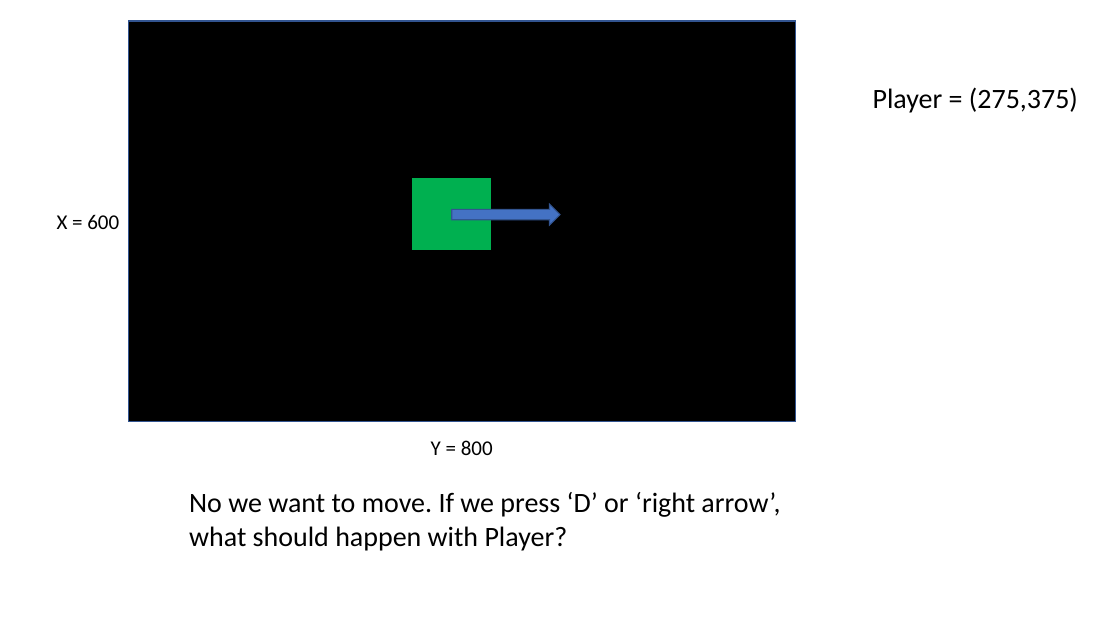
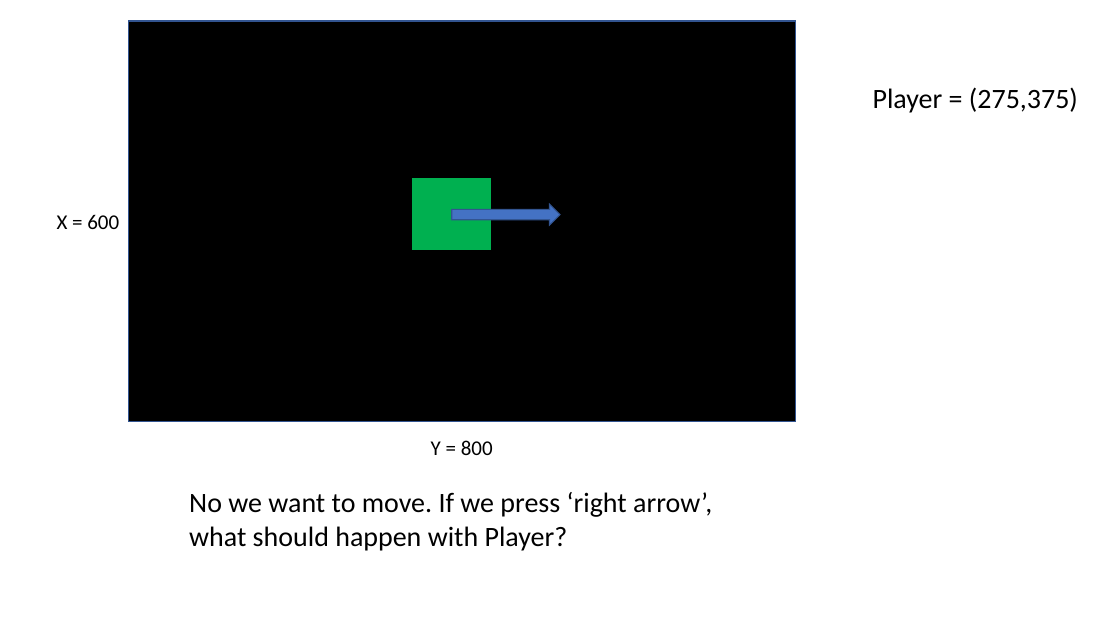
Before and after one commit to JoZonneveld/TCR-python-lessons, a slide deck: slide 10 of Lessons/Jaar 1/Lesson 0 - Game/Building a game.pptx (slide 9 before the commit). Drawn at 1120x630 pixels with LibreOffice and Linux fonts; fonts in the diff are those of the drawing; background and template pictures are left out. Boxes give left, top, right and bottom in pixels: in the first picture for what was removed or moved away, otherwise in the second. Text is boxed around its words. In the diff, an @@ line names an element or a change of style, - is before the commit and + after.

```diff
--- a/Lessons/Jaar 1/Lesson 0 - Game/Building a game.pptx
+++ b/Lessons/Jaar 1/Lesson 0 - Game/Building a game.pptx
@@ text at (x1=189, y1=492, x2=712, y2=517): text changed @@
-No we want to move. If we press ‘D’ or ‘right arrow’,
+No we want to move. If we press ‘right arrow’,
```
Also in this commit, not shown: 10 other slides changed, 6 slides added, 1 slide removed.
